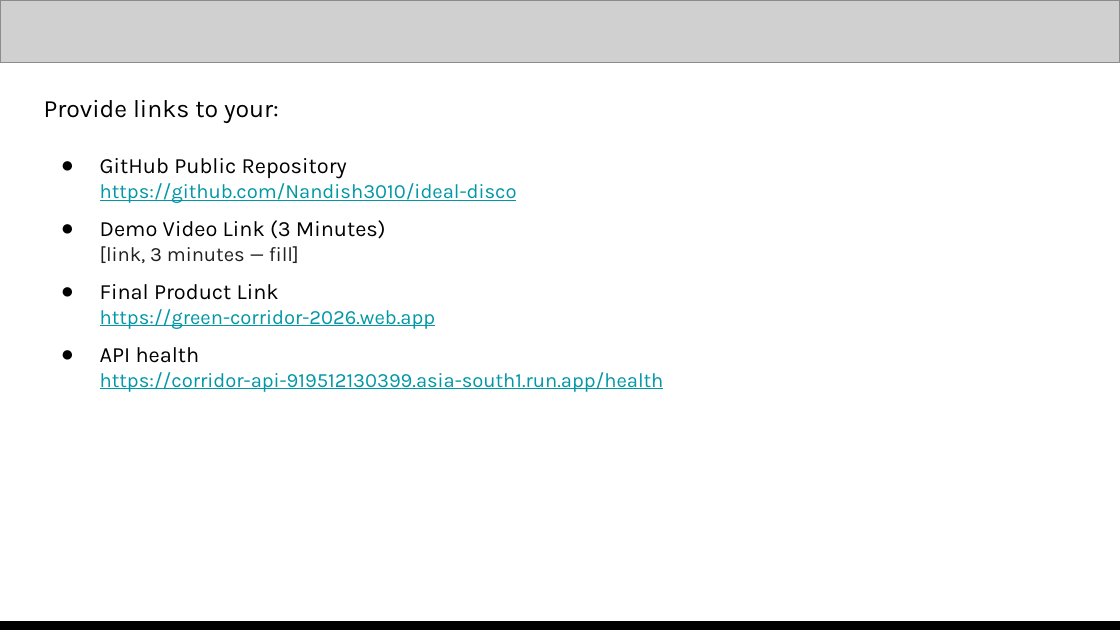
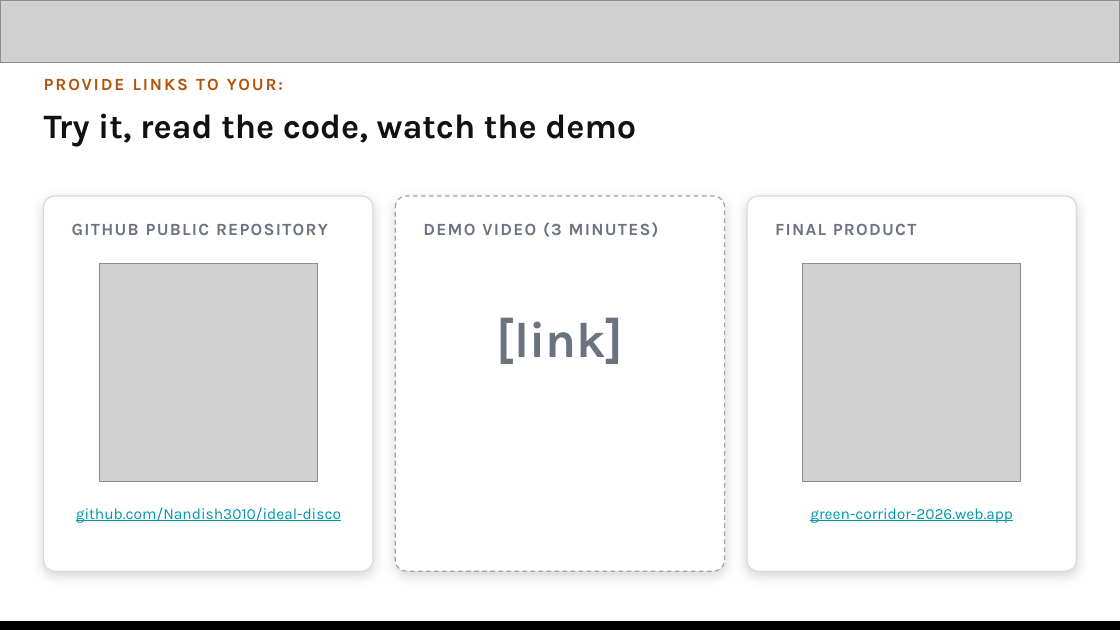
Before and after one commit to Nandish3010/ideal-disco, a slide deck: slide 14 of deck/Green-Corridor-Submission.pptx. Drawn at 1120x630 pixels with LibreOffice and Linux fonts; fonts in the diff are those of the drawing; grey boxes stand for pictures. Boxes give left, top, right and bottom in pixels: in the first picture for what was removed or moved away, otherwise in the second. Text is boxed around its words. In the diff, an @@ line names an element or a change of style, - is before the commit and + after.

Commit message:
Submission deck design pass and video title cards

```diff
--- a/deck/Green-Corridor-Submission.pptx
+++ b/deck/Green-Corridor-Submission.pptx
@@ text at box(44, 100, 664, 392): text changed; size 13 to 11 pt; text colour #0097A7 to #B45309; bold on @@
-Provide links to your:
-● GitHub Public Repository
-  https://github.com/Nandish3010/ideal-disco
-● Demo Video Link (3 Minutes)
-  [link, 3 minutes — fill]
-● Final Product Link
-  https://green-corridor-2026.web.app
-● API health
-  https://corridor-api-919512130399.asia-south1.run.app/health
+PROVIDE LINKS TO YOUR:
@@ text added at box(44, 113, 636, 147), 22 pt, text #111111, bold @@
+Try it, read the code, watch the demo
@@ rounded rectangle added at box(44, 196, 373, 571), fill #FFFFFF, outline #D9DADD 0.75 pt @@
@@ rounded rectangle added at box(395, 196, 725, 571), fill #FFFFFF, outline #9CA3AF 0.75 pt dashed @@
@@ rounded rectangle added at box(747, 196, 1076, 571), fill #FFFFFF, outline #D9DADD 0.75 pt @@
@@ text added at box(72, 223, 328, 235), 11 pt, text #6B7280, bold @@
+GITHUB PUBLIC REPOSITORY
@@ text added at box(423, 222, 659, 237), 11 pt, text #6B7280, bold @@
+DEMO VIDEO (3 MINUTES)
@@ text added at box(775, 223, 917, 235), 11 pt, text #6B7280, bold @@
+FINAL PRODUCT
@@ picture added at box(99, 263, 317, 482) @@
@@ picture added at box(802, 263, 1020, 482) @@
@@ text added at box(497, 317, 623, 364), 32 pt, text #6B7280, bold @@
+[link]
@@ text added at box(76, 507, 341, 523), 10 pt, text #0097A7, underline @@
+github.com/Nandish3010/ideal-disco
@@ text added at box(810, 508, 1013, 523), 10 pt, text #0097A7, underline @@
+green-corridor-2026.web.app
```
Also in this commit, not shown: 10 other slides changed, 2 slides added, 2 slides removed, 11 other files.
